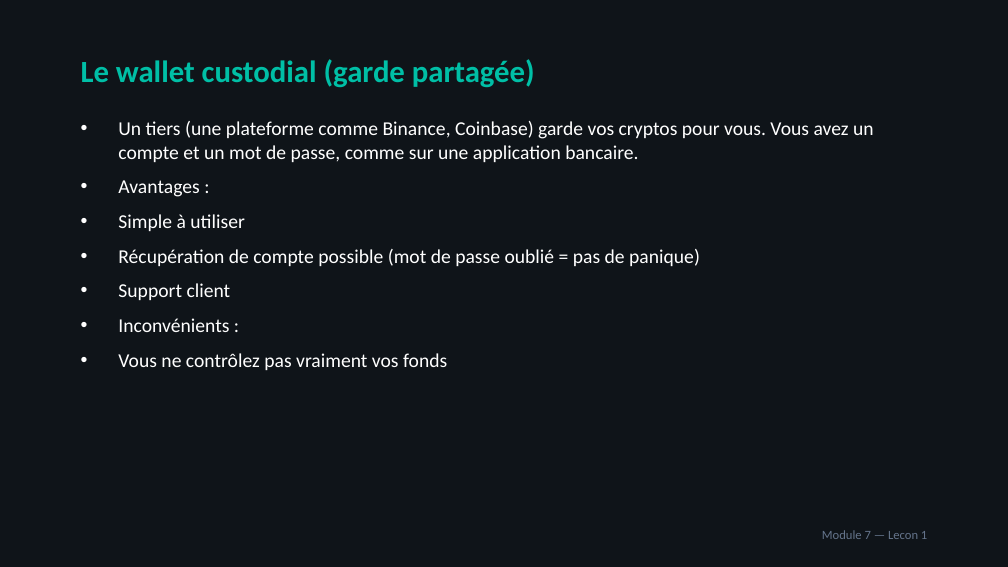
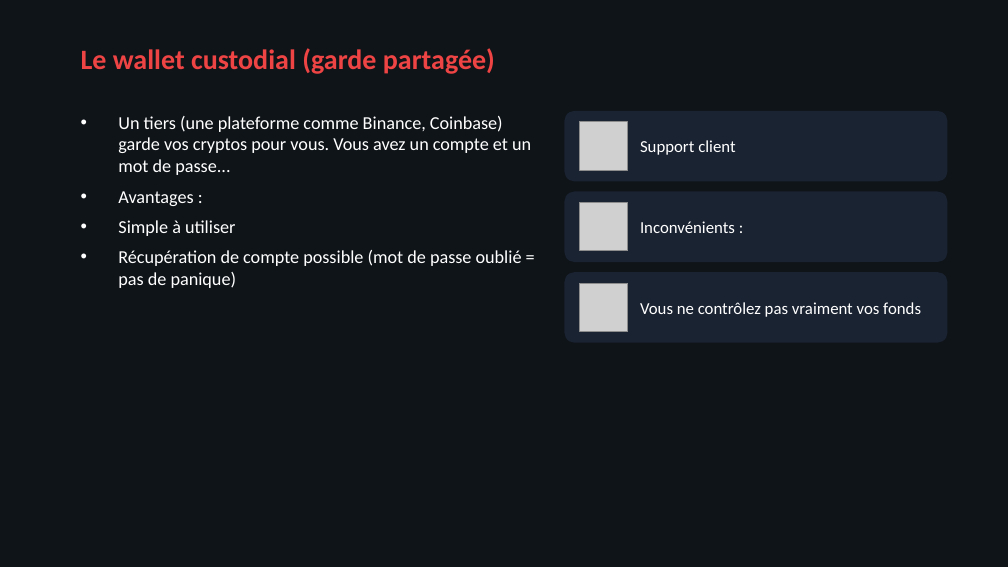
Before and after one commit to ooble27/acheter-tether-avec-terex, a slide deck: slide 5 of public/course-materials/pptx/Module-07-Créer-et-sécuriser-son-portefeuille.pptx. Drawn at 1008x567 pixels with LibreOffice and Linux fonts; fonts in the diff are those of the drawing; grey boxes stand for pictures. Boxes give left, top, right and bottom in pixels: in the first picture for what was removed or moved away, otherwise in the second. Text is boxed around its words. In the diff, an @@ line names an element or a change of style, - is before the commit and + after.

```diff
--- a/public/course-materials/pptx/Module-07-Créer-et-sécuriser-son-portefeuille.pptx
+++ b/public/course-materials/pptx/Module-07-Créer-et-sécuriser-son-portefeuille.pptx
@@ text "Le wallet custodial (garde partagée)": place and size @@
-text "Le wallet custodial (garde partagée)" at [81, 59, 535, 87]
+text "Le wallet custodial (garde partagée)" at [81, 48, 495, 74]
@@ text "Le wallet custodial (garde partagée)" at [81, 48, 495, 74]: size 22 to 20 pt, text colour #00BFA6 to #EF4444 @@
@@ text at [118, 116, 531, 175]: text changed; size 14 to 13 pt @@
-• Un tiers (une plateforme comme Binance, Coinbase) garde vos cryptos pour vous. Vous avez un compte et un mot de passe, comme sur une application bancaire.
+• Un tiers (une plateforme comme Binance, Coinbase) garde vos cryptos pour vous. Vous avez un compte et un mot de passe...
@@ rounded rectangle added at [564, 111, 948, 181], fill #1A2332 @@
@@ picture added at [580, 122, 628, 170] @@
@@ text added at [640, 140, 735, 155], 12 pt, text #FFFFFF @@
+Support client
@@ text at [118, 191, 522, 288]: size 14 to 13 pt in "Avantages :", "Simple à utiliser", "Récupération de compte possible (mot de passe ..."; less space between paragraphs @@
@@ rounded rectangle added at [564, 192, 948, 262], fill #1A2332 @@
@@ picture added at [580, 203, 628, 251] @@
@@ text added at [640, 221, 735, 233], 12 pt, text #FFFFFF @@
+Inconvénients :
@@ text at [118, 283, 447, 370]: paragraphs removed @@
-• Support client
-• Inconvénients :
-• Vous ne contrôlez pas vraiment vos fonds
@@ rounded rectangle added at [564, 272, 948, 343], fill #1A2332 @@
@@ picture added at [580, 283, 628, 332] @@
@@ text added at [640, 302, 921, 317], 12 pt, text #FFFFFF @@
+Vous ne contrôlez pas vraiment vos fonds
@@ text removed at [822, 530, 927, 539] @@
-Module 7 — Lecon 1
```
Also in this commit, not shown: 29 other slides changed, 23 other files.
